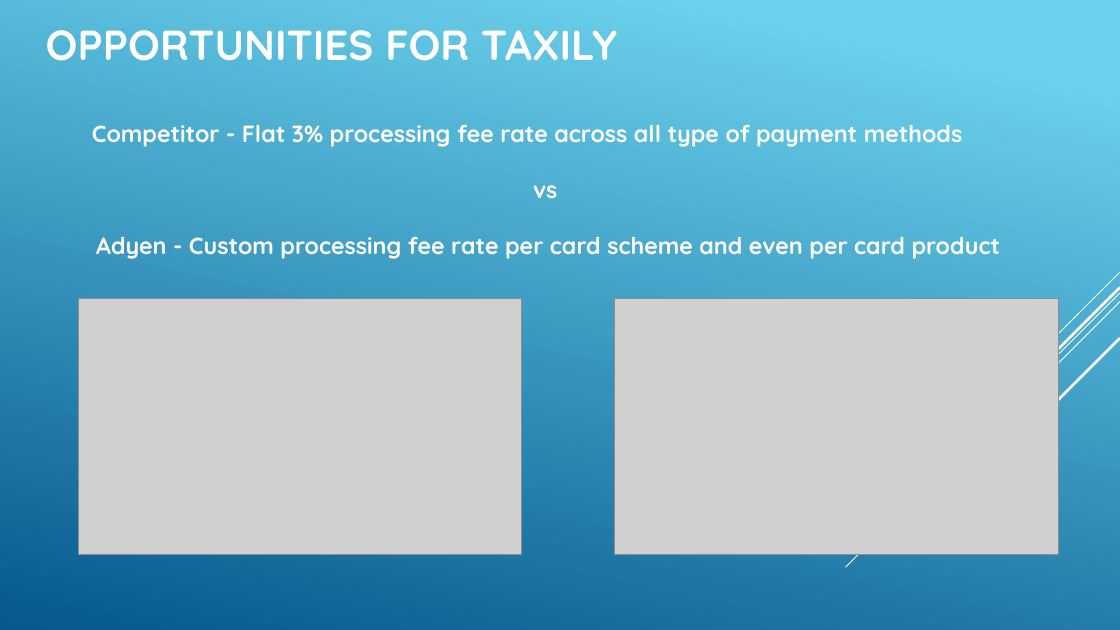
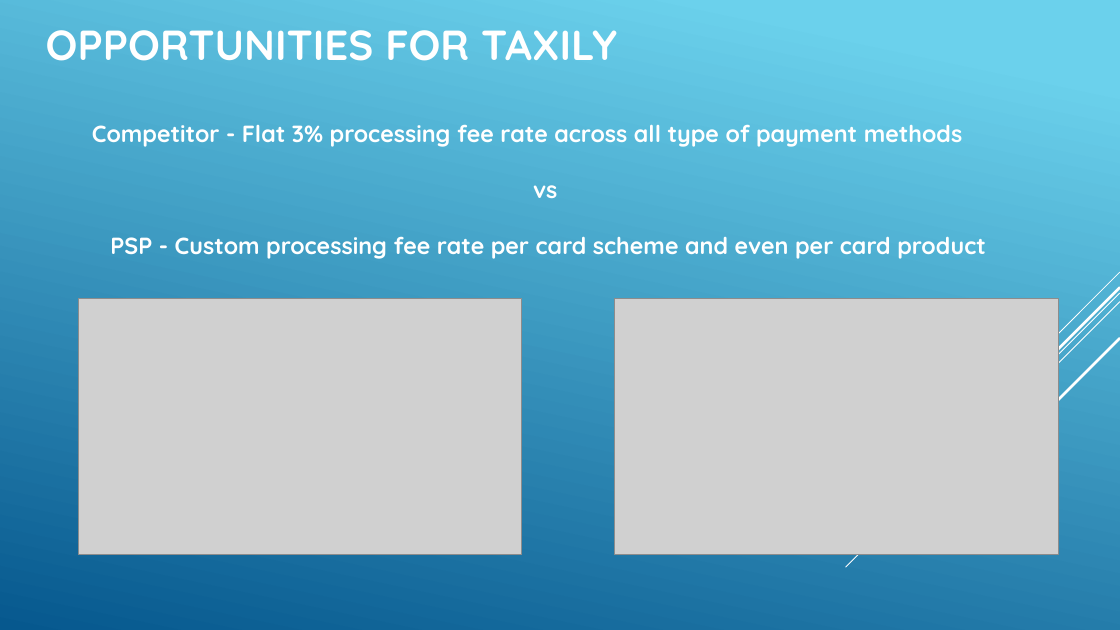
Before and after one commit to pasayatpravat/PSP_Data_Analysis, a slide deck: slide 15 of Final presentation.pptx. Drawn at 1120x630 pixels with LibreOffice and Linux fonts; fonts in the diff are those of the drawing; grey boxes stand for pictures. Boxes give left, top, right and bottom in pixels: in the first picture for what was removed or moved away, otherwise in the second. Text is boxed around its words. In the diff, an @@ line names an element or a change of style, - is before the commit and + after.

```diff
--- a/Final presentation.pptx
+++ b/Final presentation.pptx
@@ text at [110, 236, 986, 259]: text changed @@
-  Adyen - Custom processing fee rate per card scheme and even per card product
+  PSP - Custom processing fee rate per card scheme and even per card product
```
Also in this commit, not shown: 3 other slides changed.
